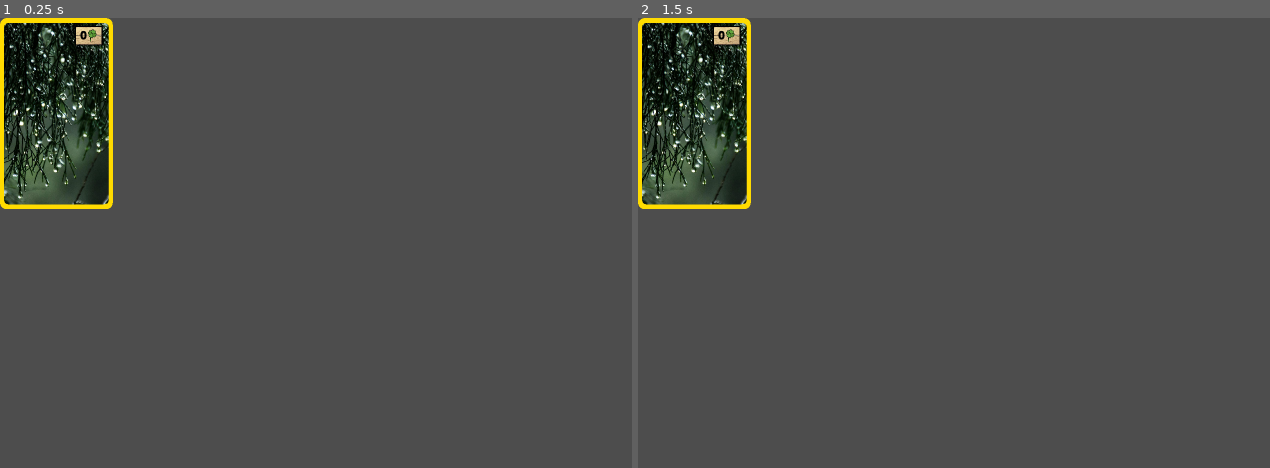
Above: before the commit, frames 1-2 (left to right).
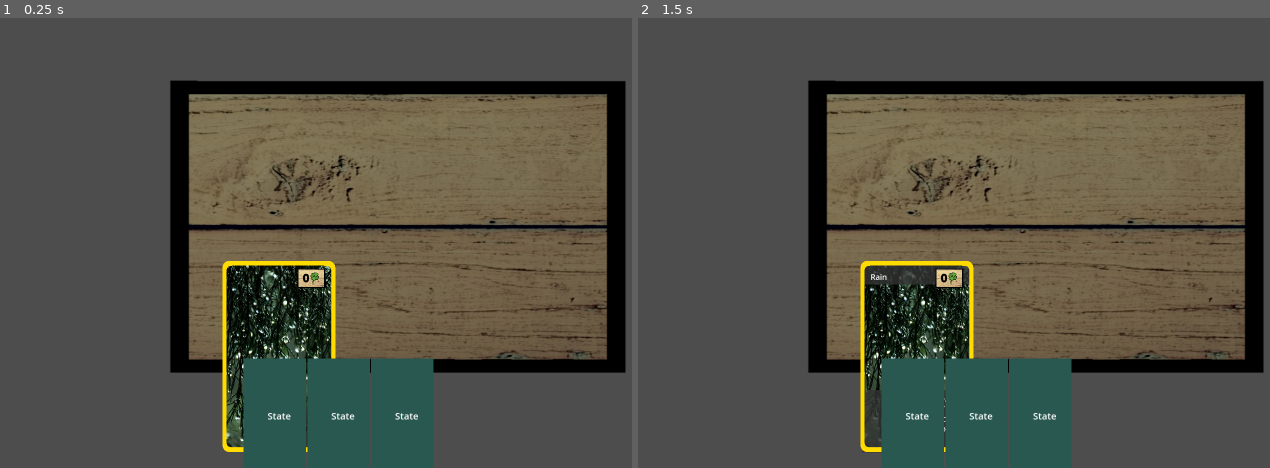
Above: after the commit, the same moments.

Repository: ch4perone/godot_card_game
Game: Godot game, scene res://scenes/board.tscn
The game is run twice, just before and just after one commit, with the same random seed, the same clock (stepped at 60 frames per second) and the same inputs. Before the commit the project starts from res://src/card_base.tscn.
Inputs (mouse positions are in pixels of both pictures, inside the frame that each line leads up to):
- Up to frame 1 (0.25 s): no input
- Up to frame 2 (1.5 s): tap Enter at 0.5 s; move the mouse to (1213, 220) at 0.52 s; tap Space at 1.25 s; move the mouse to (878, 265) at 1.27 s

The runs differ from the first frame. In frame 1, 57% of the frame differs, in the area x 0-100%, y 0-100%; in frame 2, 57%.

Commit message:
WIP: Implement board and hand mechanics

Diff:
--- /dev/null
+++ b/main_them.tres
@@ -0,0 +1,5 @@
+[gd_resource type="Theme" format=3 uid="uid://r10julcyhqau"]
+
+[resource]
+default_base_scale = 1.0
+default_font_size = 20
--- a/project.godot
+++ b/project.godot
@@ -11,9 +11,8 @@
 [application]
 
 config/name="godot_card_game"
-run/main_scene="res://src/card_base.tscn"
+run/main_scene="res://scenes/board.tscn"
 config/features=PackedStringArray("4.2", "Forward Plus")
-config/icon="res://icon.svg"
 
 [display]
 
@@ -33,3 +32,8 @@
 "events": [Object(InputEventKey,"resource_local_to_scene":false,"resource_name":"","device":0,"window_id":0,"alt_presse …(181 unchanged characters)…
 ]
 }
+
+[layer_names]
+
+2d_physics/layer_1="card_target_selector"
+2d_physics/layer_2="card_drop_area"
--- /dev/null
+++ b/scenes/board.tscn
@@ -0,0 +1,55 @@
+[gd_scene load_steps=5 format=3 uid="uid://27ucvrf8htk6"]
+
+[ext_resource type="Texture2D" uid="uid://b5ypqqlcxe6jb" path="res://assets/Cards/card_icon.png" id="1_ub1qw"]
+[ext_resource type="PackedScene" uid="uid://bgc8t4cq8qr80" path="res://scenes/card_base.tscn" id="2_rk3av"]
+[ext_resource type="PackedScene" uid="uid://dccu5k4igqc1r" path="res://scenes/card_ui.tscn" id="3_pryqy"]
+
+[sub_resource type="RectangleShape2D" id="RectangleShape2D_cfc57"]
+size = Vector2(2560, 900)
+
+[node name="Board" type="Node2D"]
+metadata/_edit_lock_ = true
+
+[node name="Background" type="Sprite2D" parent="."]
+modulate = Color(0.535421, 0.535421, 0.535421, 1)
+position = Vector2(496, 181)
+scale = Vector2(2.39538, 1.68966)
+texture = ExtResource("1_ub1qw")
+centered = false
+
+[node name="CardBase" parent="." instance=ExtResource("2_rk3av")]
+offset_left = 712.0
+offset_top = 777.0
+offset_right = 1073.0
+offset_bottom = 1389.0
+
+[node name="CardDropArea" type="Area2D" parent="."]
+collision_layer = 2
+
+[node name="CollisionShape2D" type="CollisionShape2D" parent="CardDropArea"]
+position = Vector2(1280, 450)
+shape = SubResource("RectangleShape2D_cfc57")
+
+[node name="BoardUI" type="CanvasLayer" parent="."]
+
+[node name="Hand" type="HBoxContainer" parent="BoardUI"]
+anchors_preset = 7
+anchor_left = 0.5
+anchor_top = 1.0
+anchor_right = 0.5
+anchor_bottom = 1.0
+offset_left = -500.0
+offset_top = -350.0
+offset_right = 500.0
+grow_horizontal = 2
+grow_vertical = 0
+size_flags_vertical = 8
+
+[node name="CardUI" parent="BoardUI/Hand" instance=ExtResource("3_pryqy")]
+layout_mode = 2
+
+[node name="CardUI2" parent="BoardUI/Hand" instance=ExtResource("3_pryqy")]
+layout_mode = 2
+
+[node name="CardUI3" parent="BoardUI/Hand" instance=ExtResource("3_pryqy")]
+layout_mode = 2
--- a/src/card_base.tscn
+++ b/scenes/card_base.tscn
@@ -1,21 +1,21 @@
 [gd_scene load_steps=10 format=3 uid="uid://bgc8t4cq8qr80"]
 
-[ext_resource type="Script" path="res://src/card_base.gd" id="1_a10om"]
-[ext_resource type="Shader" path="res://Assets/Cards/Materials/text_shader.gdshader" id="2_dfq6a"]
-[ext_resource type="Shader" path="res://Assets/Cards/Materials/text_shader_outline.gdshader" id="3_ypeg2"]
+[ext_resource type="Script" path="res://src/card_base.gd" id="1_gr6sc"]
+[ext_resource type="Shader" path="res://assets/Materials/text_shader.gdshader" id="2_3xhgk"]
+[ext_resource type="Shader" path="res://assets/Materials/text_shader_outline.gdshader" id="3_qiexs"]
 
 [sub_resource type="ShaderMaterial" id="ShaderMaterial_3s52l"]
-shader = ExtResource("2_dfq6a")
+shader = ExtResource("2_3xhgk")
 
 [sub_resource type="CanvasTexture" id="CanvasTexture_dvkvn"]
 
 [sub_resource type="ShaderMaterial" id="ShaderMaterial_j3v31"]
-shader = ExtResource("3_ypeg2")
+shader = ExtResource("3_qiexs")
 
 [sub_resource type="CanvasTexture" id="CanvasTexture_olpxg"]
 
 [sub_resource type="ShaderMaterial" id="ShaderMaterial_ni8s7"]
-shader = ExtResource("3_ypeg2")
+shader = ExtResource("3_qiexs")
 
 [sub_resource type="CanvasTexture" id="CanvasTexture_jyj1v"]
 
--- /dev/null
+++ b/scenes/card_ui.tscn
@@ -0,0 +1,51 @@
+[gd_scene load_steps=3 format=3 uid="uid://dccu5k4igqc1r"]
+
+[ext_resource type="Theme" uid="uid://r10julcyhqau" path="res://main_them.tres" id="1_07x4f"]
+
+[sub_resource type="RectangleShape2D" id="RectangleShape2D_mj0fh"]
+size = Vector2(200, 350)
+
+[node name="CardUI" type="Control"]
+custom_minimum_size = Vector2(200, 350)
+layout_mode = 3
+anchors_preset = 15
+anchor_right = 1.0
+anchor_bottom = 1.0
+offset_right = -2360.0
+offset_bottom = -1090.0
+grow_horizontal = 2
+grow_vertical = 2
+theme = ExtResource("1_07x4f")
+
+[node name="ColorRect" type="ColorRect" parent="."]
+layout_mode = 1
+anchors_preset = 15
+anchor_right = 1.0
+anchor_bottom = 1.0
+grow_horizontal = 2
+grow_vertical = 2
+color = Color(0.160784, 0.345098, 0.313726, 1)
+
+[node name="State" type="Label" parent="."]
+layout_mode = 1
+anchors_preset = 8
+anchor_left = 0.5
+anchor_top = 0.5
+anchor_right = 0.5
+anchor_bottom = 0.5
+offset_left = -24.0
+offset_top = -13.0
+offset_right = 26.0
+offset_bottom = 15.0
+grow_horizontal = 2
+grow_vertical = 2
+scale = Vector2(1.5, 1.5)
+text = "State"
+
+[node name="DropPointDetector" type="Area2D" parent="."]
+collision_mask = 2
+monitorable = false
+
+[node name="CollisionShape2D" type="CollisionShape2D" parent="DropPointDetector"]
+position = Vector2(100, 175)
+shape = SubResource("RectangleShape2D_mj0fh")
Not shown, changed: Assets/Cards/Art/rain.png.import
Not shown, changed: Assets/Cards/Art/rose_tea.png.import
Not shown, changed: Assets/Cards/Art/sun.png.import
Not shown, changed: Assets/Cards/card_back.png.import
Not shown, changed: Assets/Cards/card_border.png.import
Not shown, changed: Assets/Cards/card_border_default.png.import
Not shown, changed: Assets/Cards/card_border_food.png.import
Not shown, changed: Assets/Cards/card_border_weather.png.import
Not shown, changed: Assets/Cards/card_icon.png.import
Not shown, changed: Assets/Cards/clover_icon.png.import
Renamed: Assets/Cards/Materials/text_shader.gdshader -> Assets/Materials/text_shader.gdshader
Renamed: Assets/Cards/Materials/text_shader_outline.gdshader -> Assets/Materials/text_shader_outline.gdshader
(and 1 more such lines)
